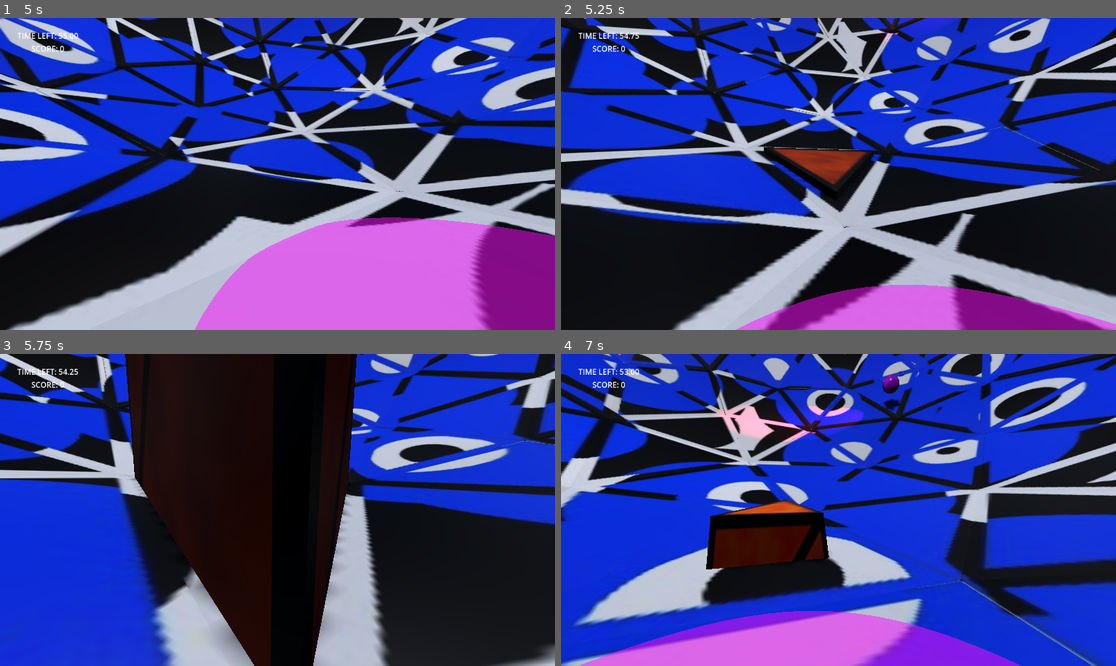
Above: before the commit, frames 1-4 (two rows, left to right).
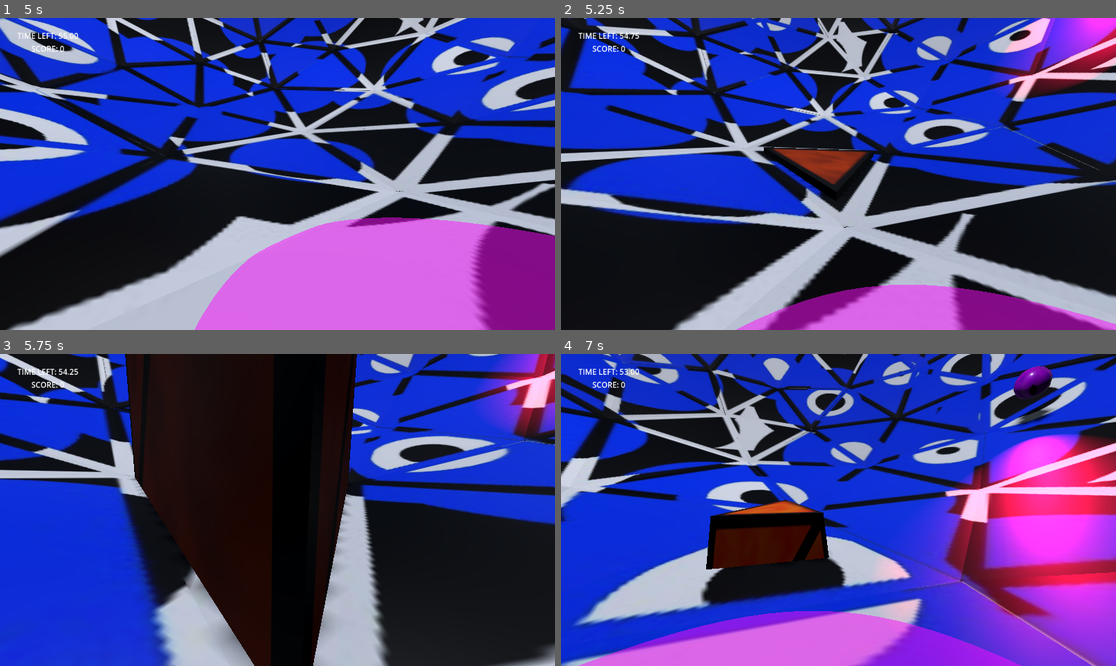
Above: after the commit, the same moments.

Repository: pudgypoultry/gmtk2025
Game: Godot game, scene res://Scenes/world.tscn
Same seed, same stepped clock (60 frames per second), same inputs: the game is played once before the commit and once after it.
Inputs (mouse positions are in pixels of both pictures, inside the frame that each line leads up to):
- Up to frame 1 (5 s): move the mouse to (305, 174) at 0.52 s; hold Shift (Run) 0.53-1.28 s; hold W (MoveForward) from 0.53 s (still down); click (305, 174) at 0.67 s; move the mouse to (249, 174) at 1.27 s; tap 1 (Toggle Pillar L1) at 1.35 s; move the mouse to (288, 167) at 2.02 s; hold 2 (Toggle Pillar L2) 2.03-2.78 s; move the mouse to (271, 180) at 2.77 s; tap 3 (Toggle Pillar L3) at 2.85 s; click (271, 180) at 2.92 s; move the mouse to (316, 177) at 3.52 s; hold 4 (Toggle Pillar L4) 3.53-4.28 s; move the mouse to (233, 170) at 4.27 s; tap Shift (Run) at 4.35 s
- Up to frame 2 (5.25 s): keep holding W (MoveForward); move the mouse to (844, 174) at 5.02 s; hold 1 (Toggle Pillar L1) from 5.03 s (still down); click (844, 174) at 5.17 s
- Up to frame 3 (5.75 s): keep holding W (MoveForward); keep holding 1 (Toggle Pillar L1)
- Up to frame 4 (7 s): move the mouse to (816, 503) at 5.77 s; release W (MoveForward) at 5.78 s; release 1 (Toggle Pillar L1) at 5.78 s; hold D (MoveRight) 5.78-6.53 s; tap 2 (Toggle Pillar L2) at 5.85 s; move the mouse to (866, 510) at 6.52 s; hold W (MoveForward) from 6.53 s (still down); hold 3 (Toggle Pillar L3) from 6.53 s (still down)

Frame 1 is identical in both runs. In frame 2, 4.4% of the frame differs, in the area x 56-100%, y 0-26%; in frame 3, 3.0%; in frame 4, 26%, in the area x 27-100%, y 3-100%.

Commit message:
Eye Minion should be working with multiple levels

Diff:
--- a/Scenes/StateMachine/patrolling.gd
+++ b/Scenes/StateMachine/patrolling.gd
@@ -10,6 +10,8 @@
 func Enter(old_state:State) -> void:
 	super(old_state)
 	path_id = ""
+	found_path = false
+	is_moving = false
 
 func Exit(new_state:State) -> void:
 	super(new_state)
@@ -19,10 +21,13 @@
 func Update(_delta) -> void:
 	super(_delta)
 	for ray in hunting_rays.get_children():
-		if ray is RayCast3D and ray.is_colliding():
+		if (ray is RayCast3D) and ray.is_colliding():
 			# path found
-			path_id = NormalsDatabase.PositionToKey(ray.get_collider().get_parent().position)
-			found_path = true
+			var tmp = ray.get_collider()
+			if tmp:
+				#print(tmp.name)
+				path_id = NormalsDatabase.PositionToKey(tmp.get_parent().position)
+				found_path = true
 
 
 func Physics_Update(_delta) -> void:
--- a/Scenes/eye_minion.gd
+++ b/Scenes/eye_minion.gd
@@ -1,9 +1,9 @@
 extends Node3D
 @export var eye_minion_mesh:Node3D
-@export var player:CharacterBody3D
+var player:CharacterBody3D
 var eye_minion_anim: AnimationPlayer
 @onready var movement_manager: MovementManager = $MovementManager
-var collision_mask:int = pow(2, 12-1)
+
 var full_collision_mask:int = pow(2, 12-1) + pow(2, 13-1) + pow(2, 14-1) + pow(2, 15-1) + pow(2, 16-1)
 
 # Called when the node enters the scene tree for the first time.
--- a/Scenes/hunting.gd
+++ b/Scenes/hunting.gd
@@ -11,9 +11,11 @@
 	super(old_state)
 	current_path_id = old_state.path_id
 	player = movement_manager.eye_minion.player
+	is_moving = false
 
 func Exit(new_state:State) -> void:
 	super(new_state)
+	is_moving = false
 
 func Update(_delta) -> void:
 	super(_delta)
--- a/Scenes/movement_manager.gd
+++ b/Scenes/movement_manager.gd
@@ -28,13 +28,26 @@
 # returns the key string of the tile normal (for use with normals database) or an empty string
 func TryGetTile(ray:RayCast3D) -> String:
 	# attmpts to find the tile pointed to by the input ray
-	if ray.is_colliding() && ray.get_collider().get_parent().name.contains("shell"):
-		# get the collision normal
-		var str:String = NormalsDatabase.NormalToKey(ray.get_collision_normal())
-		# check if normal is in the normals database
-		if str in NormalsDatabase.normals_database.keys():
-			# found normal
-			return str
+	if ray.is_colliding():
+		var layer_name:String
+		if eye_minion.player.currentLevel - 1 == 0:
+			layer_name = "shell"
+		elif eye_minion.player.currentLevel - 1 == 0:
+			layer_name = "layer1"
+		elif eye_minion.player.currentLevel - 1 == 0:
+			layer_name = "layer2"
+		elif eye_minion.player.currentLevel - 1 == 0:
+			layer_name = "layer3"
+		else:
+			layer_name = "layer4"
+
+		if ray.get_collider().get_parent().name.contains(layer_name):
+			# get the collision normal
+			var str:String = NormalsDatabase.NormalToKey(ray.get_collision_normal())
+			# check if normal is in the normals database
+			if str in NormalsDatabase.normals_database.keys():
+				# found normal
+				return str
 	return ""
 
 func RotateToFloor(delta:float, rotationSpeed:float=1.0) -> void:
@@ -43,11 +56,11 @@
 			var target_up : Vector3 = ray.get_collision_normal()
 			var rightAxis : Vector3 = -backAxis.cross(target_up)
 			var rotationBasis := Basis(rightAxis, target_up, backAxis).orthonormalized()
-			# print(target_up, rightAxis, backAxis)
+			#print(target_up, rightAxis, backAxis)
 			eye_minion.basis = eye_minion.basis.get_rotation_quaternion().slerp(
 				rotationBasis,
 				delta * rotationSpeed)
-			backAxis = eye_minion.basis.z
+			#backAxis = eye_minion.basis.z
 			return
 
 # Casts a ray from the origin to the shell or pillars and
--- a/Scenes/world.tscn
+++ b/Scenes/world.tscn
@@ -89,5 +89,4 @@
 
 [node name="Ico_Shell" parent="." instance=ExtResource("7_k7acu")]
 
-[node name="EyeMinion_Actor" parent="." node_paths=PackedStringArray("player") instance=ExtResource("11_ikia7")]
-player = NodePath("../Player")
+[node name="EyeMinion_Actor" parent="." instance=ExtResource("11_ikia7")]
